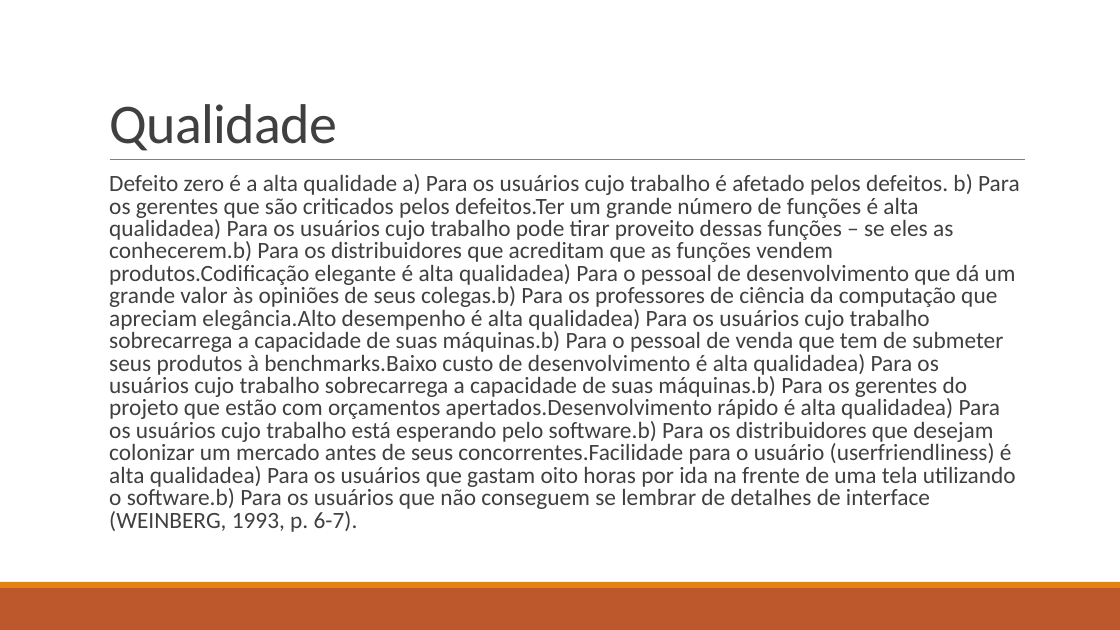
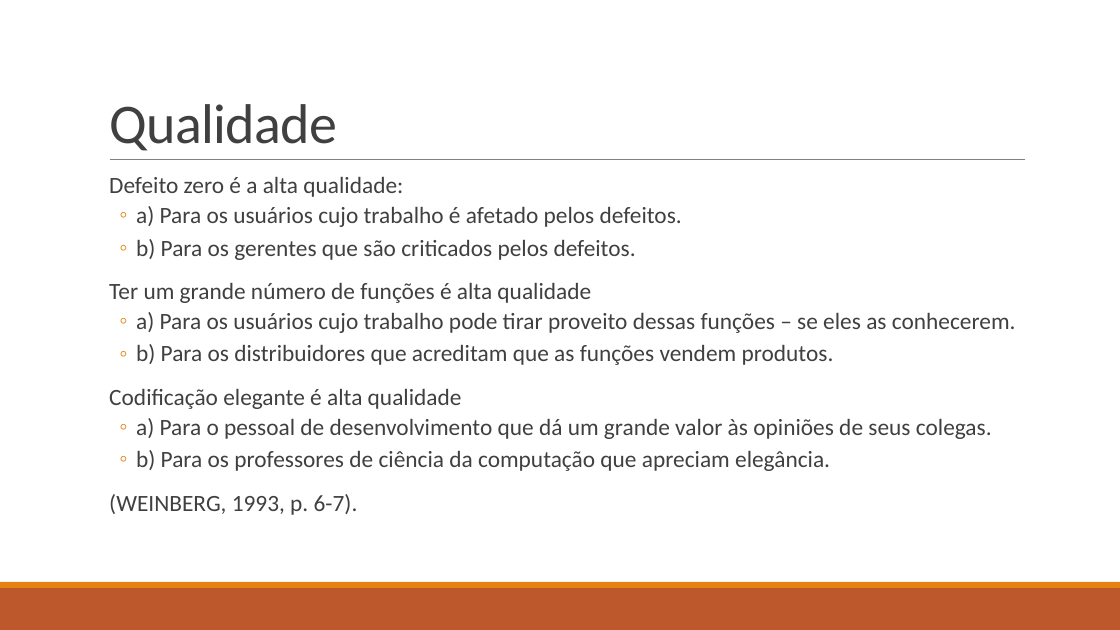
Before and after one commit to vtferrari/TCCGeradorEpub, a slide deck: slide 6 of doc/Test-Driven Development como alternativa de garantia de qualidade.pptx. Drawn at 1120x630 pixels with LibreOffice and Linux fonts; fonts in the diff are those of the drawing. Boxes give left, top, right and bottom in pixels: in the first picture for what was removed or moved away, otherwise in the second. Text is boxed around its words. In the diff, an @@ line names an element or a change of style, - is before the commit and + after.

```diff
--- a/doc/Test-Driven Development como alternativa de garantia de qualidade.pptx
+++ b/doc/Test-Driven Development como alternativa de garantia de qualidade.pptx
@@ text at (x1=109, y1=177, x2=1016, y2=515): text changed @@
-  Defeito zero é a alta qualidade a) Para os usuários cujo trabalho é afetado pelos defeitos. b) Para os gerentes que são criticados pelos defeitos.Ter um grande número de funções é alta qualidadea) Para os usuários cujo trabalho pode tirar proveito dessas funções – se eles as conhecerem.b) Para os distribuidores que acreditam que as funções vendem produtos.Codificação elegante é alta qualidadea) Para o pessoal de desenvolvimento que dá um grande valor às opiniões de seus colegas.b) Para os professores de ciência da computação que apreciam elegância.Alto desempenho é alta qualidadea) Para os usuários cujo trabalho sobrecarrega a capacidade de suas máquinas.b) Para o pessoal de venda que tem de submeter seus produtos à benchmarks.Baixo custo de desenvolvimento é alta qualidadea) Para os usuários cujo trabalho sobrecarrega a capacidade de suas máquinas.b) Para os gerentes do projeto que estão com orçamentos apertados.Desenvolvimento rápido é alta qualidadea) Para os usuários cujo trabalho está esperando pelo software.b) Para os distribuidores que desejam colonizar um mercado antes de seus concorrentes.Facilidade para o usuário (userfriendliness) é alta qualidadea) Para os usuários que gastam oito horas por ida na frente de uma tela utilizando o software.b) Para os usuários que não conseguem se lembrar de detalhes de interface (WEINBERG, 1993, p. 6-7).
+  Defeito zero é a alta qualidade:
+  ◦ a) Para os usuários cujo trabalho é afetado pelos defeitos.
+  ◦ b) Para os gerentes que são criticados pelos defeitos.
+  Ter um grande número de funções é alta qualidade
+  ◦ a) Para os usuários cujo trabalho pode tirar proveito dessas funções – se eles as conhecerem.
+  ◦ b) Para os distribuidores que acreditam que as funções vendem produtos.
+  Codificação elegante é alta qualidade
+  ◦ a) Para o pessoal de desenvolvimento que dá um grande valor às opiniões de seus colegas.
+  ◦ b) Para os professores de ciência da computação que apreciam elegância.
+  (WEINBERG, 1993, p. 6-7).
```
Also in this commit, not shown: 10 other slides changed, 2 slides added, 1 slide removed.
